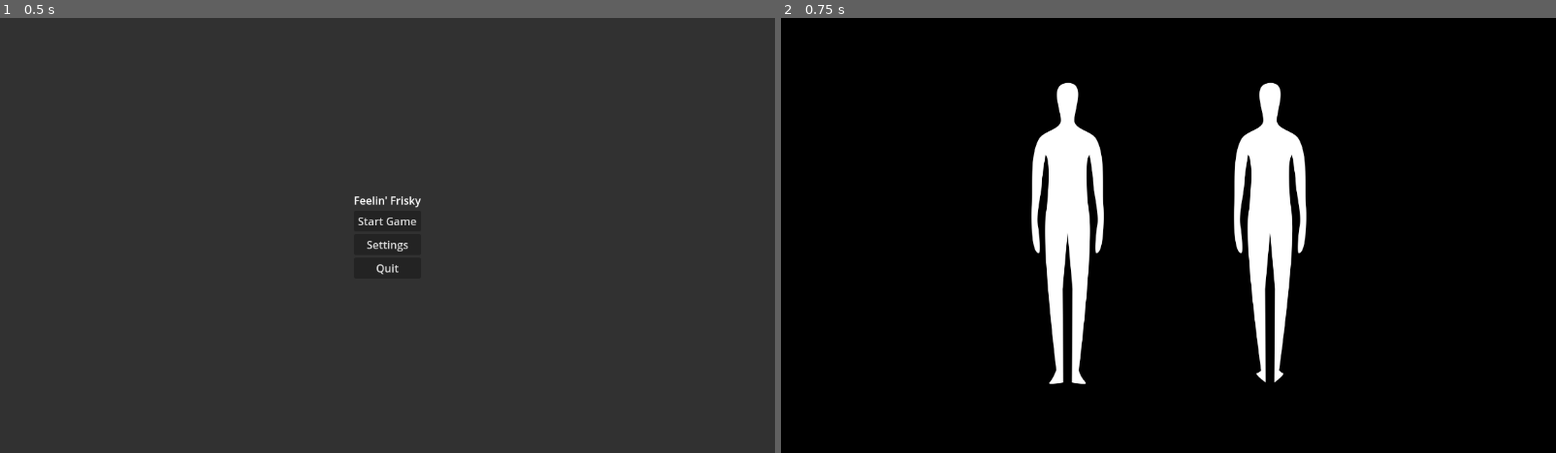
Above: before the commit, frames 1-2 (left to right).
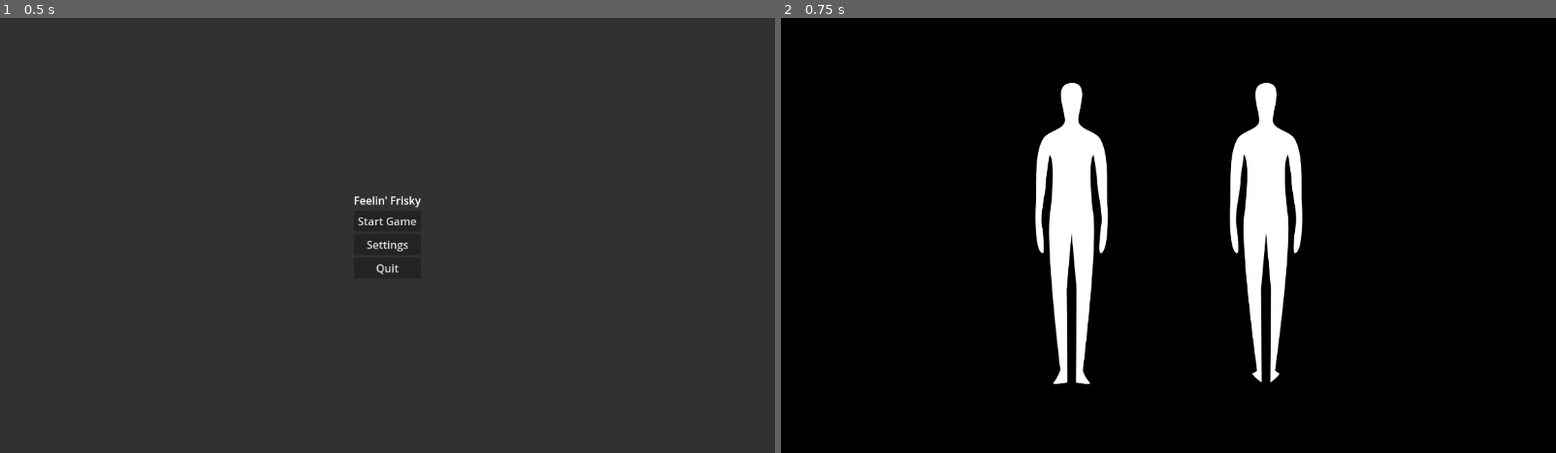
Above: after the commit, the same moments.

Repository: kjgilchrist/feelin-frisky
Game: Godot game, scene res://src/feelin-frisky/scenes/world.tscn
Two runs of this game, one before a commit and one after it. Both use one fixed random seed, a clock stepped at 60 frames per second and the inputs below.
Inputs:
- Up to frame 1 (0.5 s): no input
- Up to frame 2 (0.75 s): click "Start Game" at 0.5 s

Frame 1 is identical in both runs. In frame 2, 3.7% of the frame differs, in the area x 32-68%, y 14-85%.

Commit message:
ui

Diff:
--- a/feelin-frisky/src/feelin-frisky/scenes/game_background.tscn
+++ b/feelin-frisky/src/feelin-frisky/scenes/game_background.tscn
@@ -30,6 +30,7 @@
 
 [node name="HSplitContainer" type="HSplitContainer" parent="CenterContainer"]
 layout_mode = 2
+dragger_visibility = 2
 
 [node name="TextureRect" type="TextureRect" parent="CenterContainer/HSplitContainer"]
 custom_minimum_size = Vector2(289, 650)
Not shown: 1 places in feelin-frisky/src/feelin-frisky/scenes/world.tscn that only renumber resources
